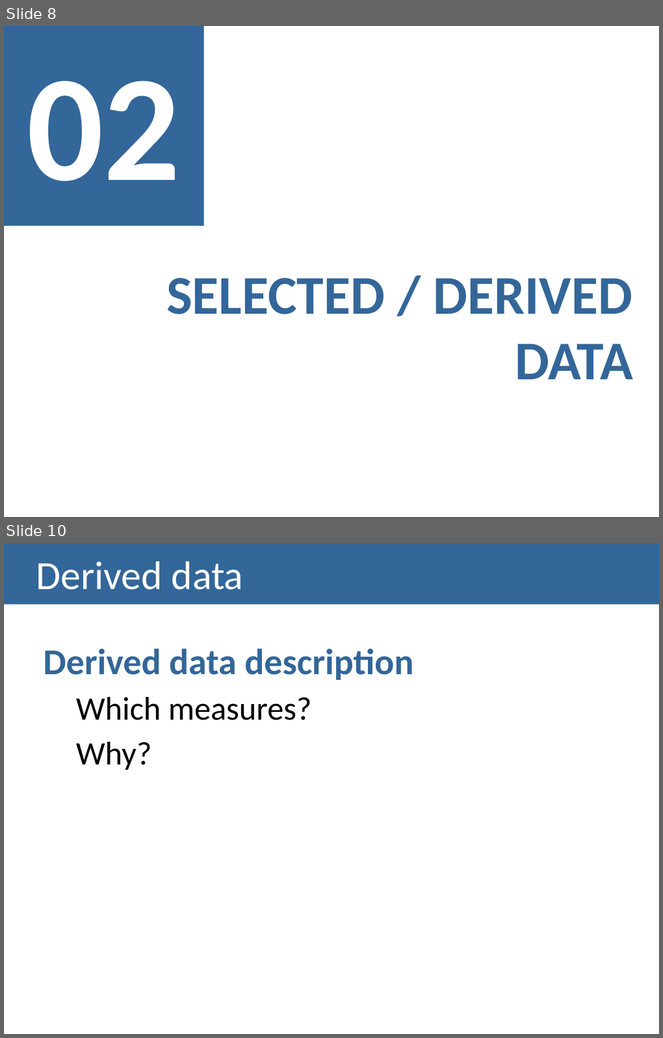
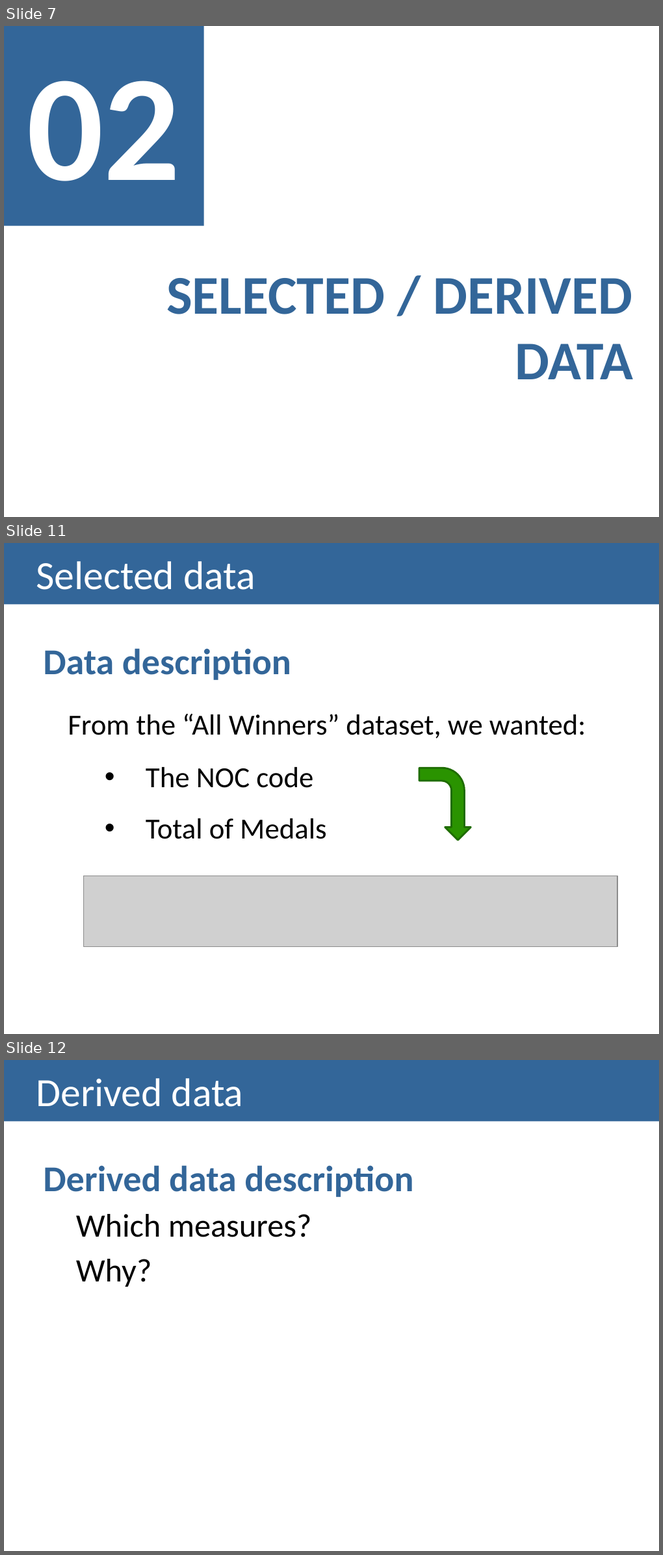
Before and after one commit to carboned4/V_I_2015_1, a slide deck: checkpoint2/G01A - Checkpoint2 Presentation.pptx. Shown one above the other, each under a label of ours: slides 8 and 10 before the commit, slides 7, 11 and 12 after it; the slides between them are not shown. The pictures are 663x1038 and 663x1555 pixels, drawn with LibreOffice and Linux fonts; fonts in the diff are those of the drawing; grey boxes stand for pictures. Boxes give left, top, right and bottom in pixels: in the first picture for what was removed or moved away, otherwise in the second. Text is boxed around its words. In the diff, an @@ line names an element or a change of style, - is before the commit and + after.

```diff
--- a/checkpoint2/G01A - Checkpoint2 Presentation.pptx
+++ b/checkpoint2/G01A - Checkpoint2 Presentation.pptx
@@ slide 11 added at box(4, 543, 659, 1034), background #FFFFFF @@
@@ title added at box(4, 543, 659, 605), fill #336699, 44 pt, text #FFFFFF @@
+Selected data
@@ text added at box(43, 648, 586, 839), 32 pt, text #000000 @@
+Data description
+  From the “All Winners” dataset, we wanted:
+      • The NOC code
+      • Total of Medals
@@ bent arrow added at box(419, 768, 471, 840), fill #2A9300, outline #1F6D00 2 pt @@
@@ picture added at box(84, 876, 618, 947) @@
@@ what was slide 8 is now slide 7 @@
@@ what was slide 10 is now slide 12 @@
```
Also in this commit, not shown: 5 slides changed, 1 other slide added, 1 other file.
